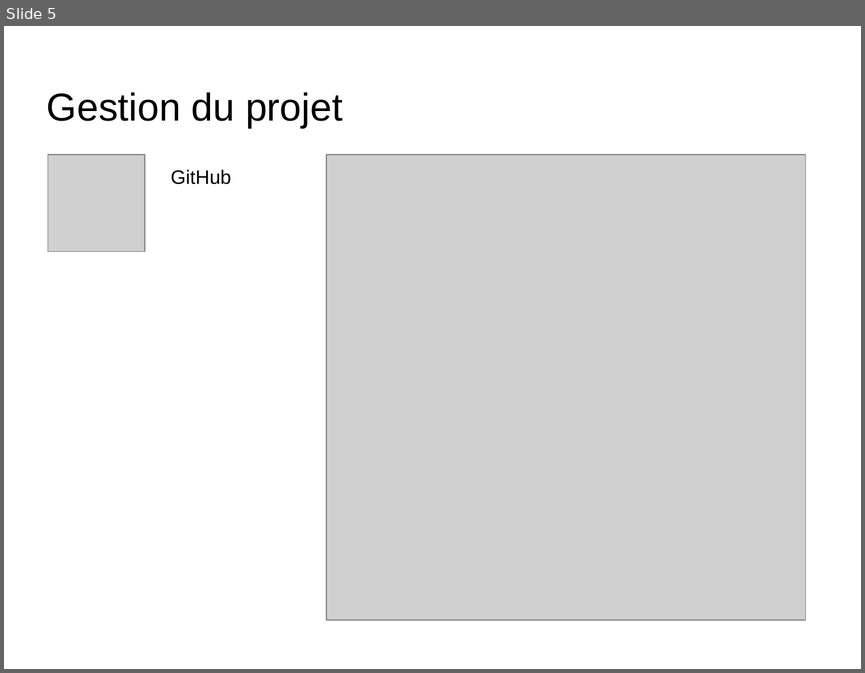
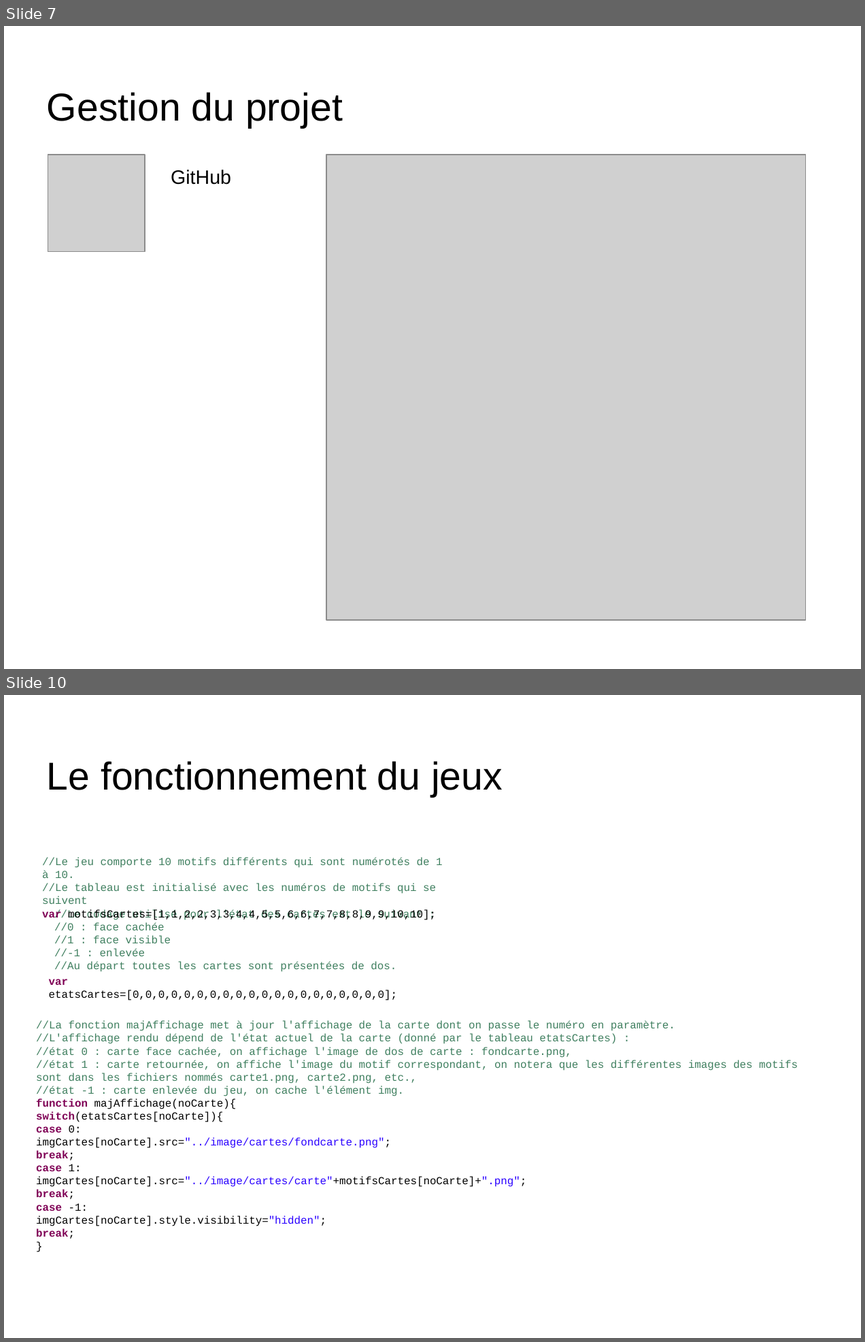
Before and after one commit to ClementM0512/Projet_Ortho, a slide deck: diapo karl Bourgault.odp. Shown one above the other, each under a label of ours: slide 5 before the commit, slides 7 and 10 after it; the slides between them are not shown. The pictures are 865x673 and 865x1342 pixels, drawn with LibreOffice and Linux fonts; fonts in the diff are those of the drawing; grey boxes stand for pictures; background and template pictures are left out. Boxes give left, top, right and bottom in pixels: in the first picture for what was removed or moved away, otherwise in the second. Text is boxed around its words. In the diff, an @@ line names an element or a change of style, - is before the commit and + after.

Commit message:
mise a jour jeu

```diff
--- a/diapo karl Bourgault.odp
+++ b/diapo karl Bourgault.odp
@@ slide 10 added at (4,695,861,1338), background picture (left out) @@
@@ title added at (47,761,502,797), 36 pt, text #000000 @@
+Le fonctionnement du jeux
@@ text added at (42,858,443,920), 10 pt, text #3F7F5F @@
+//Le jeu comporte 10 motifs différents qui sont numérotés de 1 à 10.
+//Le tableau est initialisé avec les numéros de motifs qui se suivent
+var motifsCartes=[1,1,2,2,3,3,4,4,5,5,6,6,7,7,8,8,9,9,10,10];
@@ text added at (54,909,422,972), 10 pt, text #3F7F5F @@
+//Le codage utilisé pour l'état des cartes est le suivant :
+//0 : face cachée
+//1 : face visible
+//-1 : enlevée
+//Au départ toutes les cartes sont présentées de dos.
@@ text added at (49,979,398,1000), 10 pt, text #000000 @@
+var etatsCartes=[0,0,0,0,0,0,0,0,0,0,0,0,0,0,0,0,0,0,0,0];
@@ text added at (36,1021,798,1238), 10 pt, text #3F7F5F @@
+//La fonction majAffichage met à jour l'affichage de la carte dont on passe le numéro en paramètre.
+//L'affichage rendu dépend de l'état actuel de la carte (donné par le tableau etatsCartes) :
+//état 0 : carte face cachée, on affichage l'image de dos de carte : fondcarte.png,
+//état 1 : carte retournée, on affiche l'image du motif correspondant, on notera que les différentes images des motifs sont dans les fichiers nommés carte1.png, carte2.png, etc.,
+//état -1 : carte enlevée du jeu, on cache l'élément img.
+function majAffichage(noCarte){
+switch(etatsCartes[noCarte]){
+case 0:
+imgCartes[noCarte].src="../image/cartes/fondcarte.png";
+break;
+case 1:
+imgCartes[noCarte].src="../image/cartes/carte"+motifsCartes[noCarte]+".png";
+break;
+case -1:
+imgCartes[noCarte].style.visibility="hidden";
+break;
+}
@@ what was slide 5 is now slide 7 @@
```
Also in this commit, not shown: 5 other slides added, 2 slides removed, 4 other files.
